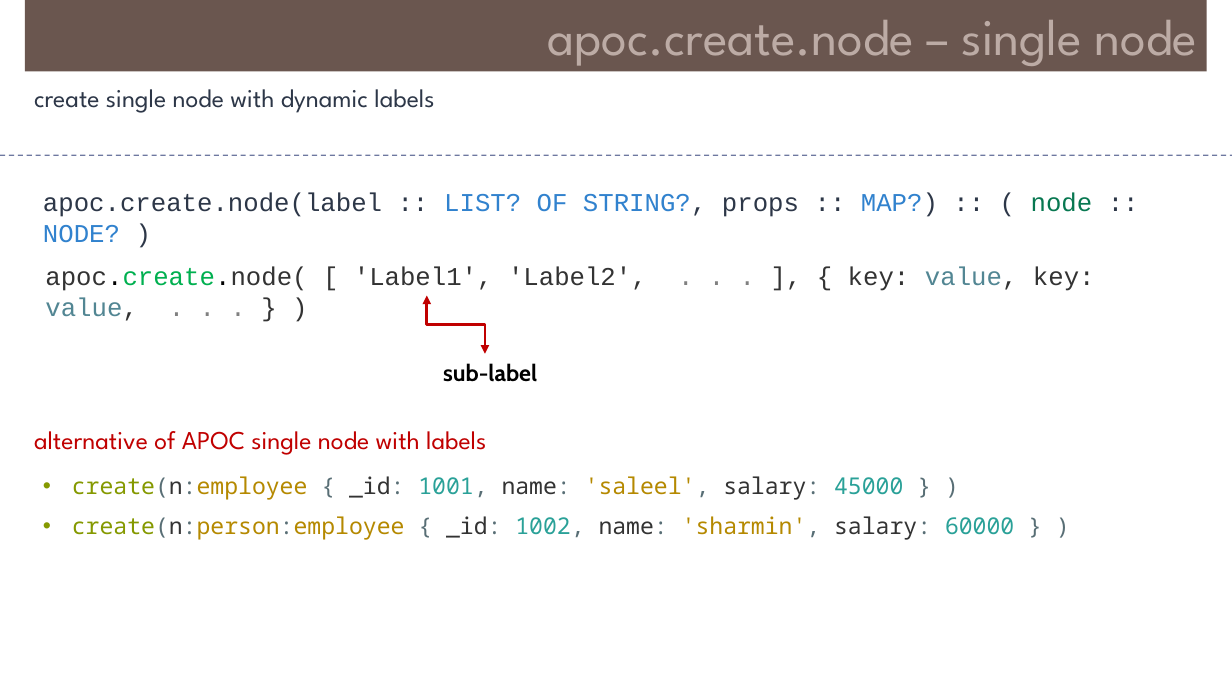
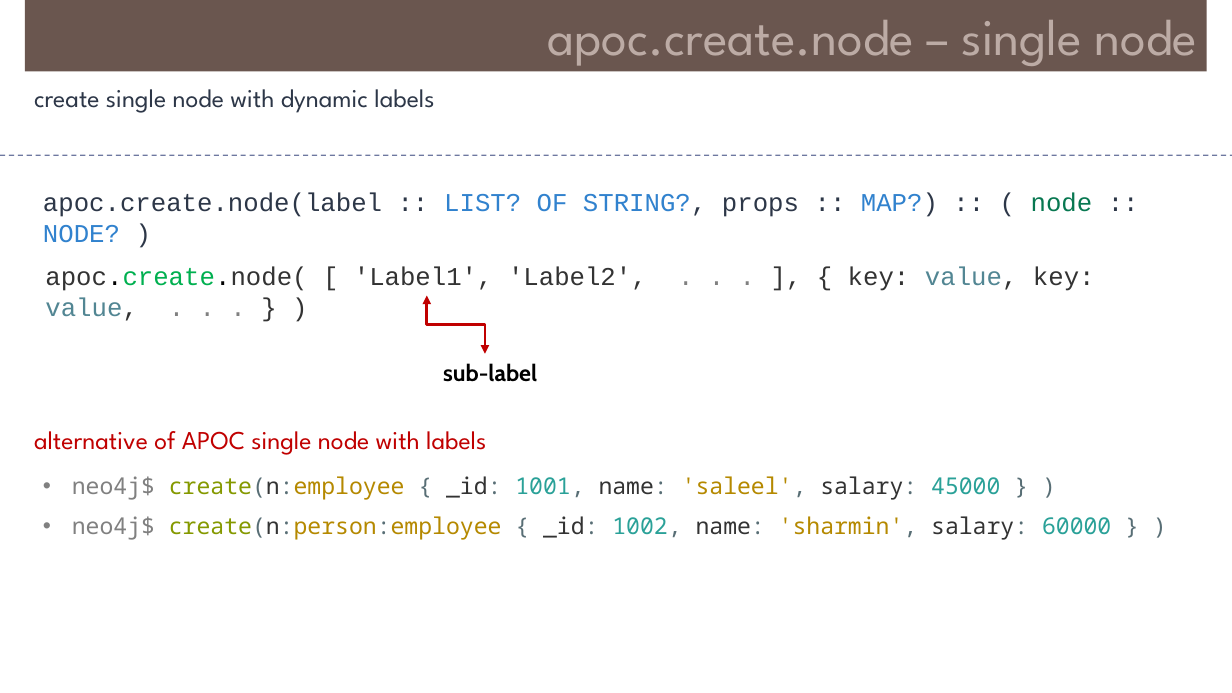
Before and after one commit to Saleel-Bagde/PPT-s, a slide deck: slide 36 of Neo4j.pptx (slide 34 before the commit). Drawn at 1232x693 pixels with LibreOffice and Linux fonts; fonts in the diff are those of the drawing. Boxes give left, top, right and bottom in pixels: in the first picture for what was removed or moved away, otherwise in the second. Text is boxed around its words. In the diff, an @@ line names an element or a change of style, - is before the commit and + after.

```diff
--- a/Neo4j.pptx
+++ b/Neo4j.pptx
@@ text at [72, 476, 1111, 540]: text changed @@
-• create(n:employee { _id: 1001, name: 'saleel', salary: 45000 } )
-• create(n:person:employee { _id: 1002, name: 'sharmin', salary: 60000 } )
+• neo4j$ create(n:employee { _id: 1001, name: 'saleel', salary: 45000 } )
+• neo4j$ create(n:person:employee { _id: 1002, name: 'sharmin', salary: 60000 } )
```
Also in this commit, not shown: 3 other slides changed, 2 slides added.
